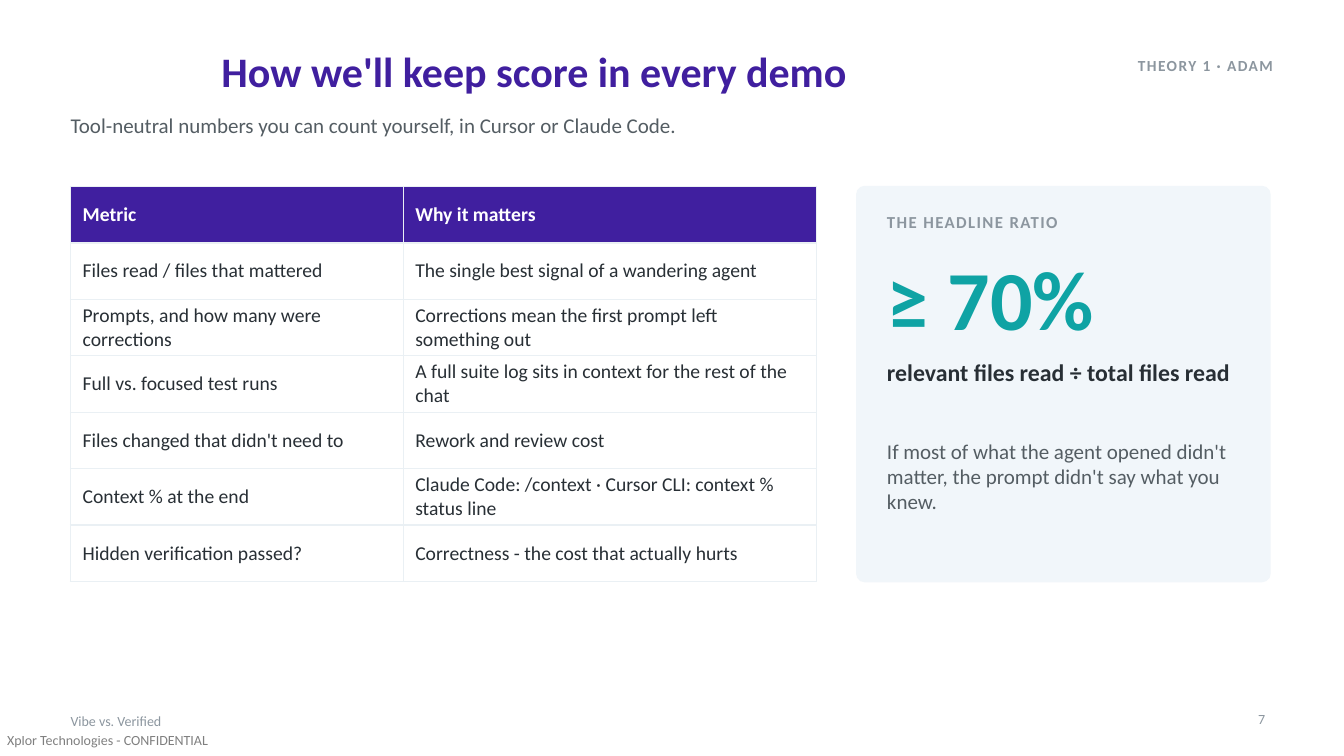
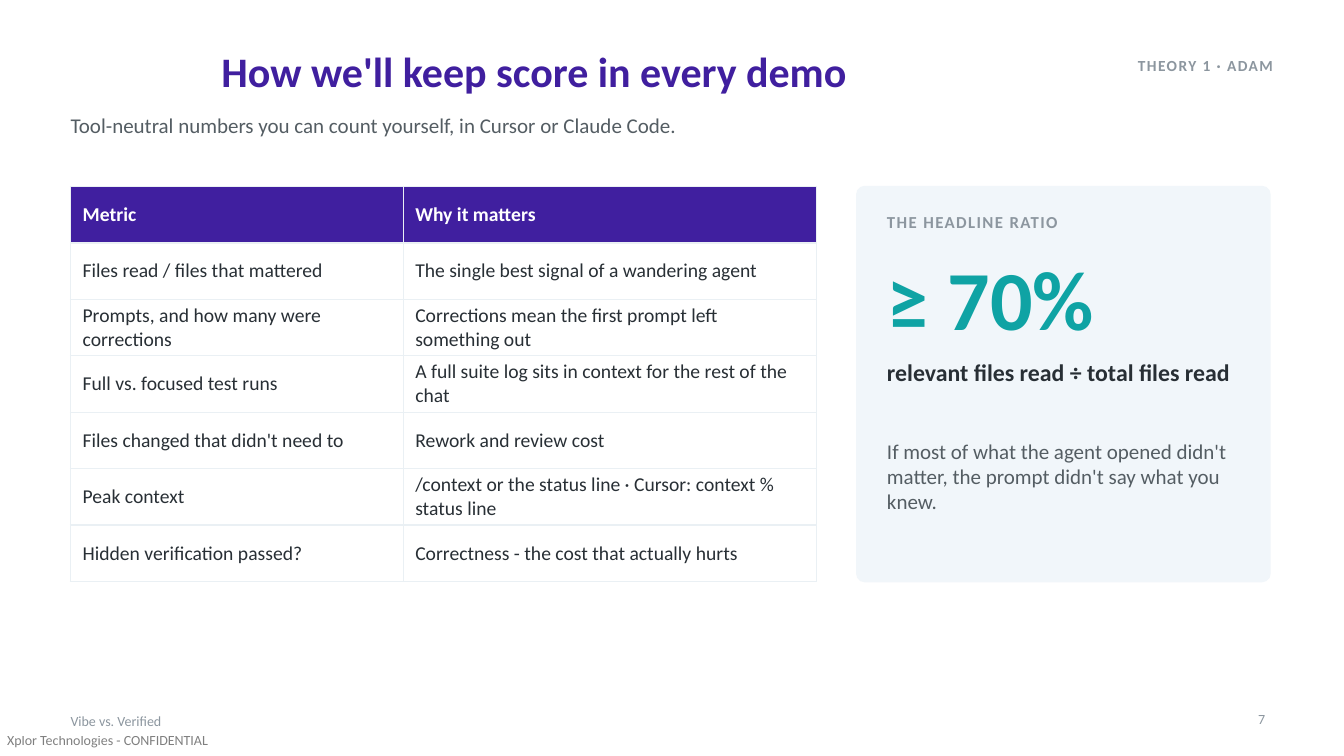
Before and after one commit to AdamMiddendorf/token-efficiency-demo, a slide deck: slide 7 of presentation/vibe-vs-verified.pptx. Drawn at 1344x756 pixels with LibreOffice and Linux fonts; fonts in the diff are those of the drawing. Boxes give left, top, right and bottom in pixels: in the first picture for what was removed or moved away, otherwise in the second. Text is boxed around its words. In the diff, an @@ line names an element or a change of style, - is before the commit and + after.

```diff
--- a/presentation/vibe-vs-verified.pptx
+++ b/presentation/vibe-vs-verified.pptx
@@ table at <box>71,187,817,567</box> @@
-row 6, column 1: Context % at the end
+row 6, column 1: Peak context
-row 6, column 2: Claude Code: /context · Cursor CLI: context % status line
+row 6, column 2: /context or the status line · Cursor: context % status line
```
Also in this commit, not shown: 1 other slide changed, 3 other files.
